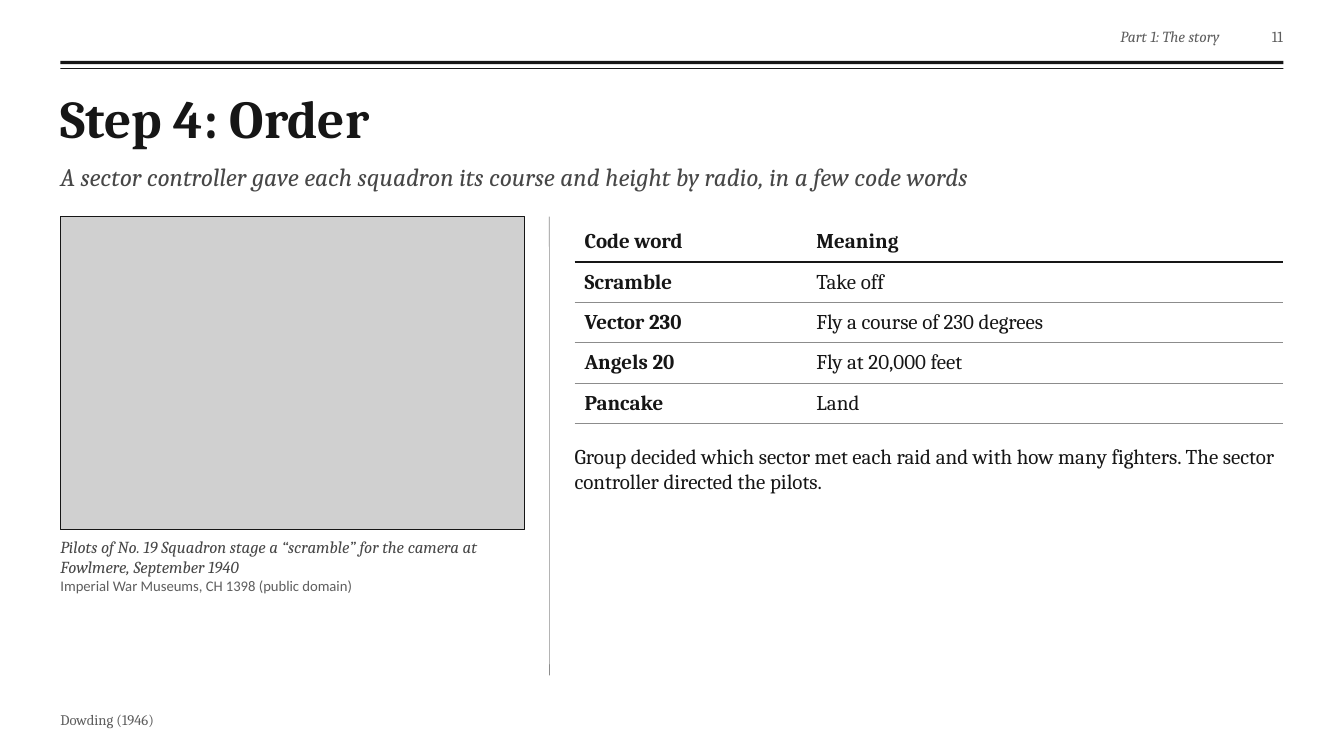
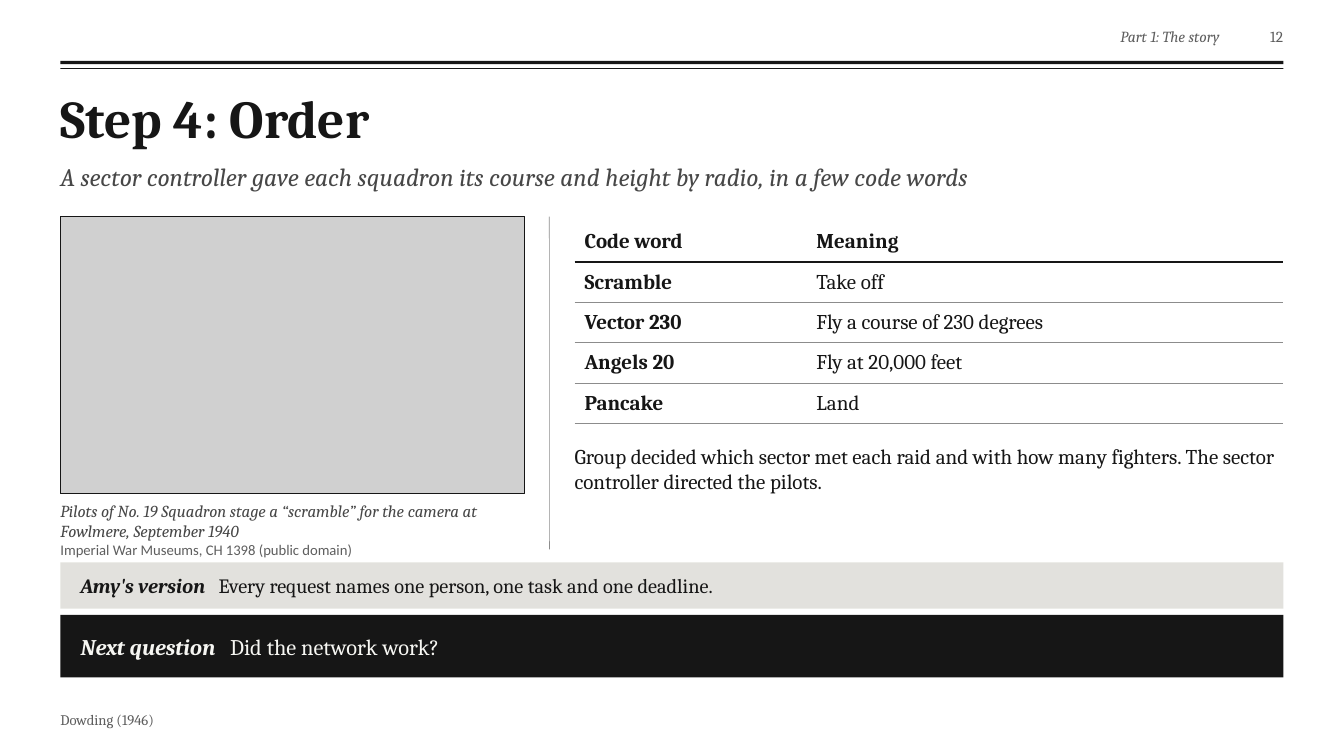
Before and after one commit to fengyiqicoder/fumadocs, a slide deck: slide 12 of dowding-presentation/Dowding_Effective_Communication.pptx (slide 11 before the commit). Drawn at 1344x756 pixels with LibreOffice and Linux fonts; fonts in the diff are those of the drawing; grey boxes stand for pictures; background and template pictures are left out. Boxes give left, top, right and bottom in pixels: in the first picture for what was removed or moved away, otherwise in the second. Text is boxed around its words. In the diff, an @@ line names an element or a change of style, - is before the commit and + after.

```diff
--- a/dowding-presentation/Dowding_Effective_Communication.pptx
+++ b/dowding-presentation/Dowding_Effective_Communication.pptx
@@ page number at <box>1270,31,1283,42</box>: text changed @@
-11
+12
@@ picture: place and size @@
-picture at <box>60,217,524,529</box>
+picture at <box>60,217,524,494</box>
@@ rectangle: place and size @@
-rectangle at <box>60,217,524,529</box>
+rectangle at <box>60,217,524,494</box>
@@ line moved from (549, 217) - (549, 676) to (549, 217) - (549, 549) @@
@@ text "Pilots of No. 19 Squadron ...": place and size @@
-text "Pilots of No. 19 Squadron ..." at <box>60,541,477,594</box>
+text "Pilots of No. 19 Squadron ..." at <box>60,505,477,558</box>
@@ rectangle added at <box>60,563,1284,609</box>, fill #D9D8D2 at 75% opacity @@
@@ text added at <box>81,579,713,598</box>, 14.5 pt, text #161616 @@
+Amy's version Every request names one person, one task and one deadline.
@@ rectangle added at <box>60,615,1284,678</box>, fill #161616 @@
@@ text added at <box>81,639,439,660</box>, 16 pt, text #F6F6F2 @@
+Next question Did the network work?
```
Also in this commit, not shown: 21 other slides changed, 2 slides added, 4 slides removed, 2 other files.
